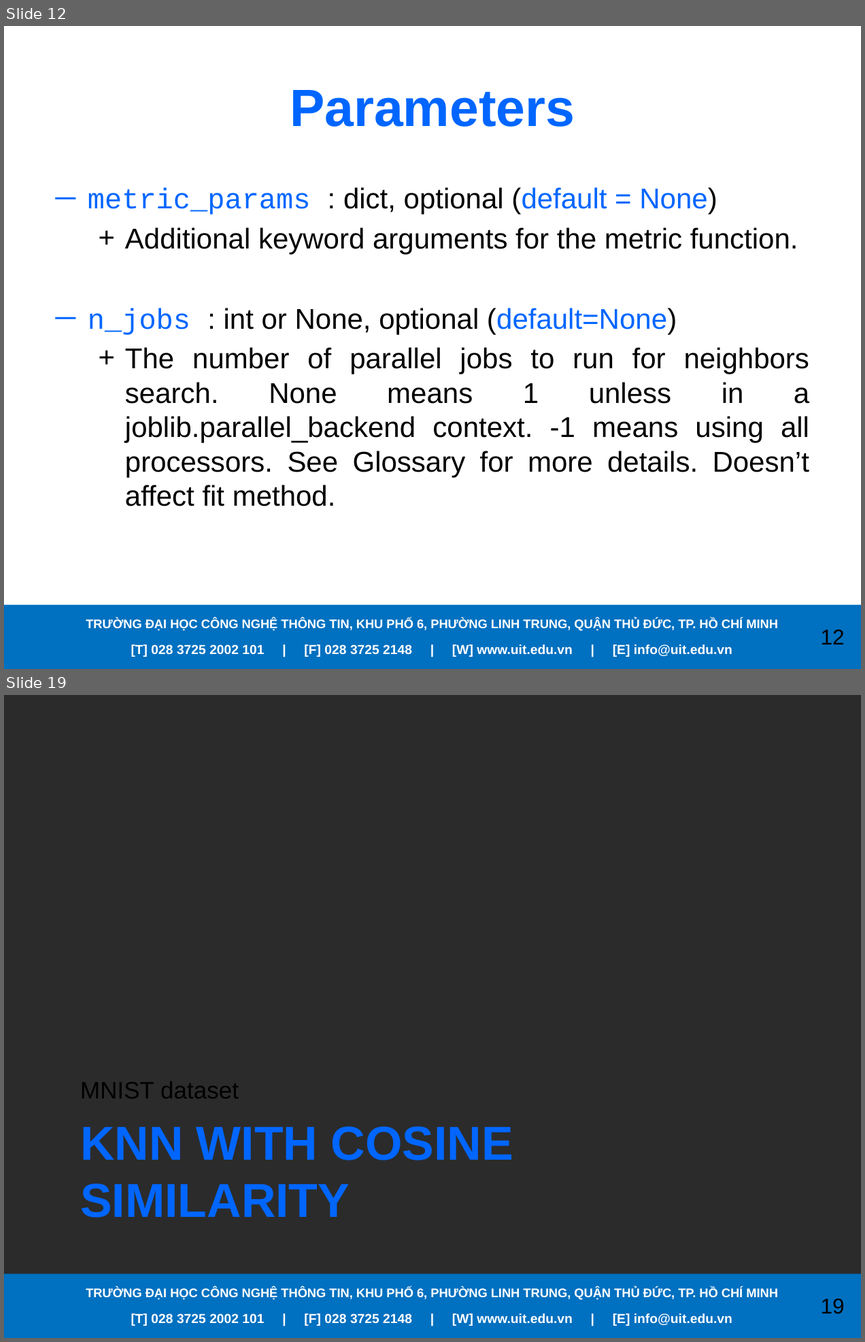
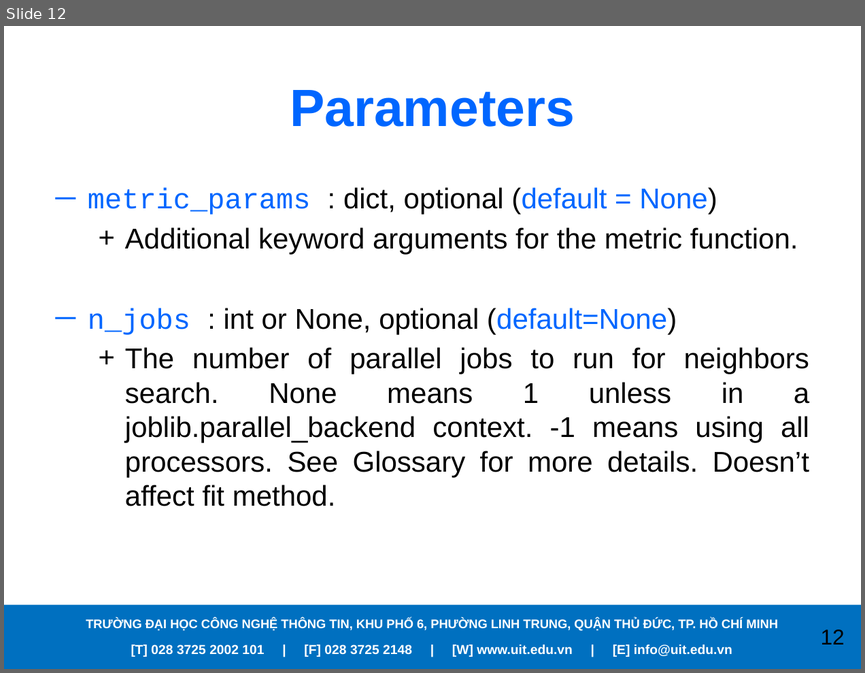
Before and after one commit to RanChiVo/MNIST-with-kNN, a slide deck: Presentation.pptx. Shown one above the other, each under a label of ours: slides 12 and 19 before the commit, slide 12 after it; the slides between them are not shown. The pictures are 865x1342 and 865x673 pixels, drawn with LibreOffice and Linux fonts; fonts in the diff are those of the drawing; background and template pictures are left out; a plain dark background stands for a picture behind light text. Boxes give left, top, right and bottom in pixels: in the first picture for what was removed or moved away, otherwise in the second. Text is boxed around its words. In the diff, an @@ line names an element or a change of style, - is before the commit and + after.

```diff
--- a/Presentation.pptx
+++ b/Presentation.pptx
@@ slide 19 removed at (x1=4, y1=695, x2=861, y2=1338), background picture (left out); not listed: 4 template elements that a slide beside it also shows @@
@@ text removed at (x1=80, y1=1081, x2=239, y2=1098) @@
-MNIST dataset
@@ title removed at (x1=80, y1=1126, x2=513, y2=1217) @@
-KNN WITH COSINE SIMILARITY
```
Also in this commit, not shown: 18 other slides removed.
